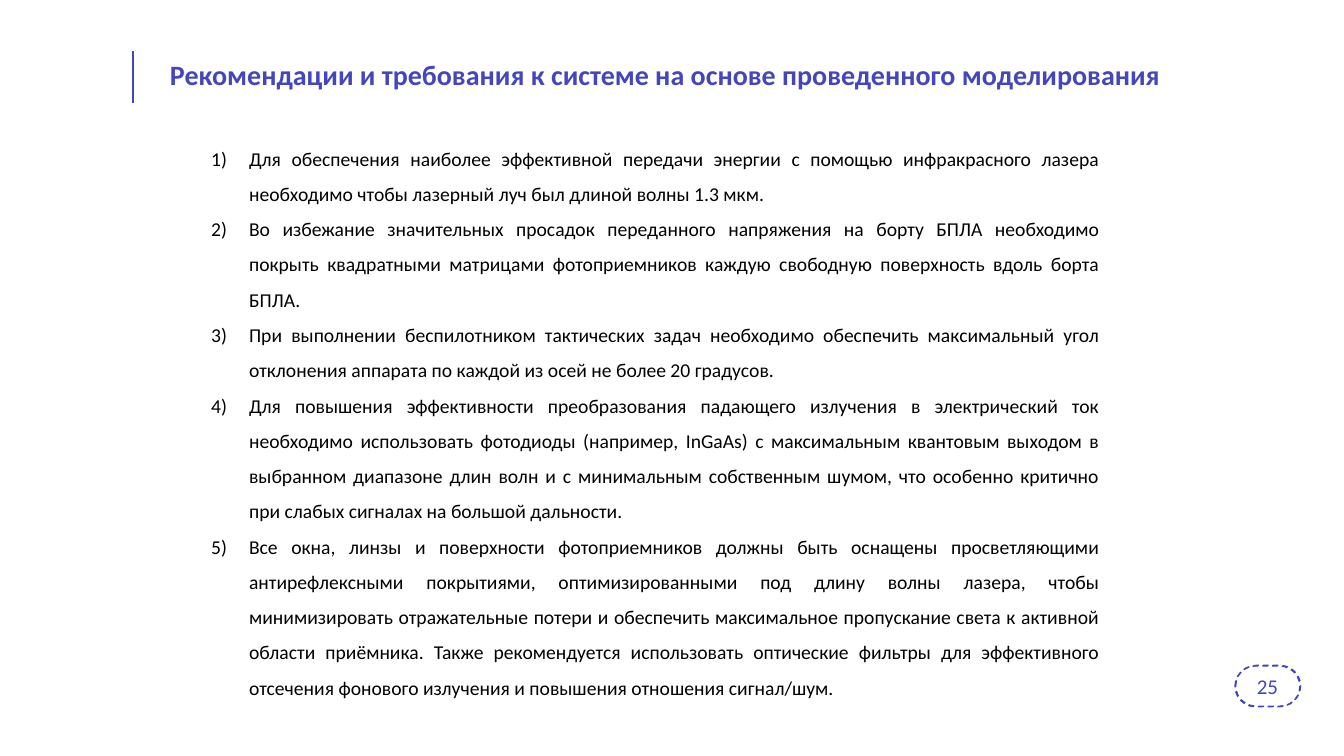
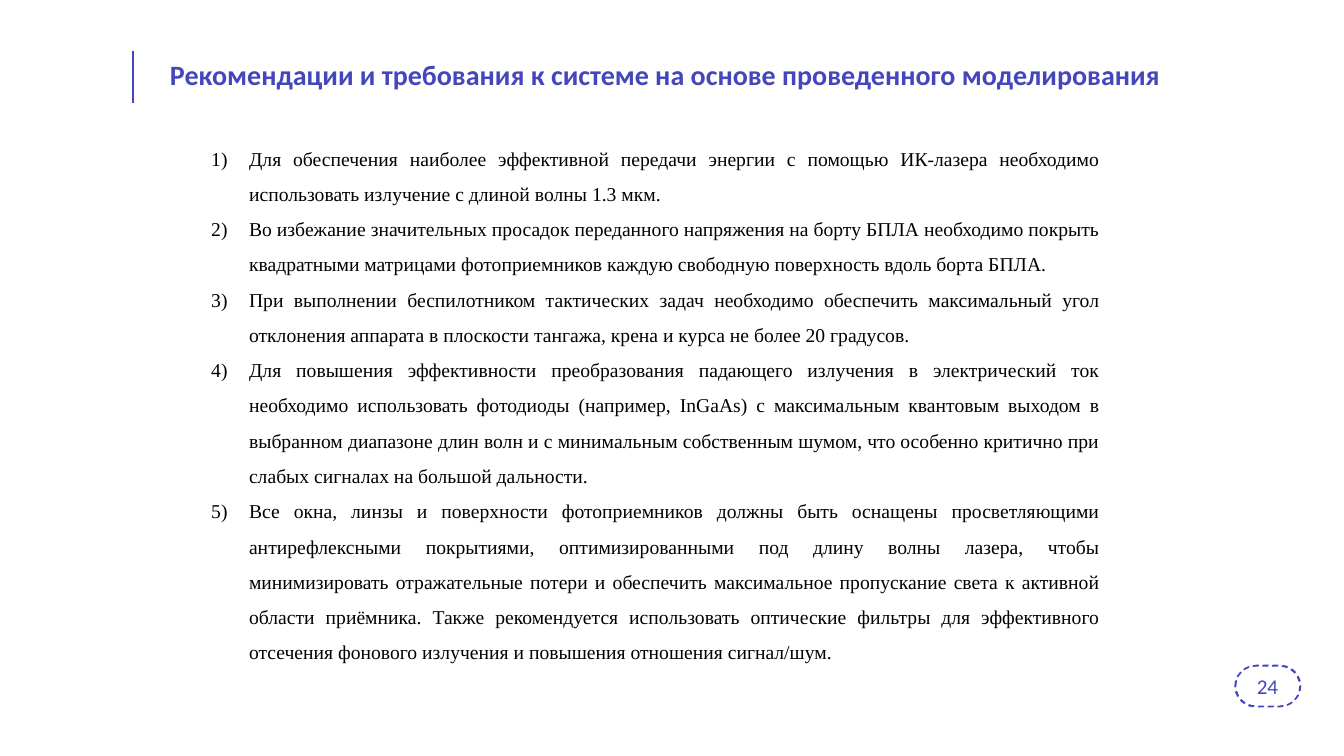
Before and after one commit to PytAZU/Diss, a slide deck: slide 24 of Шаблон_презентации_для_защит_ПИШ.pptx (slide 25 before the commit). Drawn at 1344x756 pixels with LibreOffice and Linux fonts; fonts in the diff are those of the drawing; background and template pictures are left out. Boxes give left, top, right and bottom in pixels: in the first picture for what was removed or moved away, otherwise in the second. Text is boxed around its words. In the diff, an @@ line names an element or a change of style, - is before the commit and + after.

```diff
--- a/Шаблон_презентации_для_защит_ПИШ.pptx
+++ b/Шаблон_презентации_для_защит_ПИШ.pptx
@@ text at box(249, 152, 1098, 206): text changed; font Calibri to Times New Roman @@
-1) Для обеспечения наиболее эффективной передачи энергии с помощью инфракрасного лазера необходимо чтобы лазерный луч был длиной волны 1.3 мкм.
+1) Для обеспечения наиболее эффективной передачи энергии с помощью ИК-лазера необходимо использовать излучение с длиной волны 1.3 мкм.
@@ text at box(249, 222, 1099, 664): font Calibri to Times New Roman in "Во избежание значительных просадок переданного напряжения на ...", "Для повышения эффективности преобразования падающего излучен ...", "Все окна, линзы и поверхности фотоприемников должны ..." @@
@@ text at box(249, 293, 1099, 347): text changed; font Calibri to Times New Roman @@
-3) При выполнении беспилотником тактических задач необходимо обеспечить максимальный угол отклонения аппарата по каждой из осей не более 20 градусов.
+3) При выполнении беспилотником тактических задач необходимо обеспечить максимальный угол отклонения аппарата в плоскости тангажа, крена и курса не более 20 градусов.
@@ text at box(1257, 680, 1278, 694): text changed @@
-25
+24
```
Also in this commit, not shown: 8 other slides changed, 1 slide removed, 3 other files.
